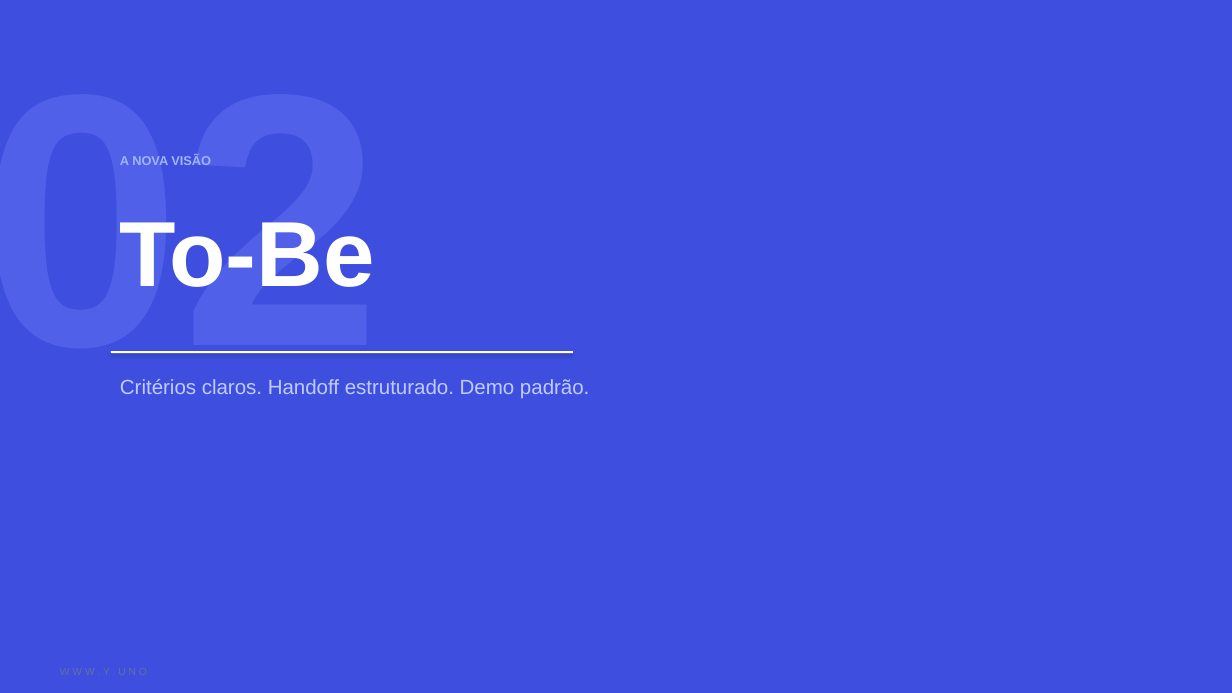
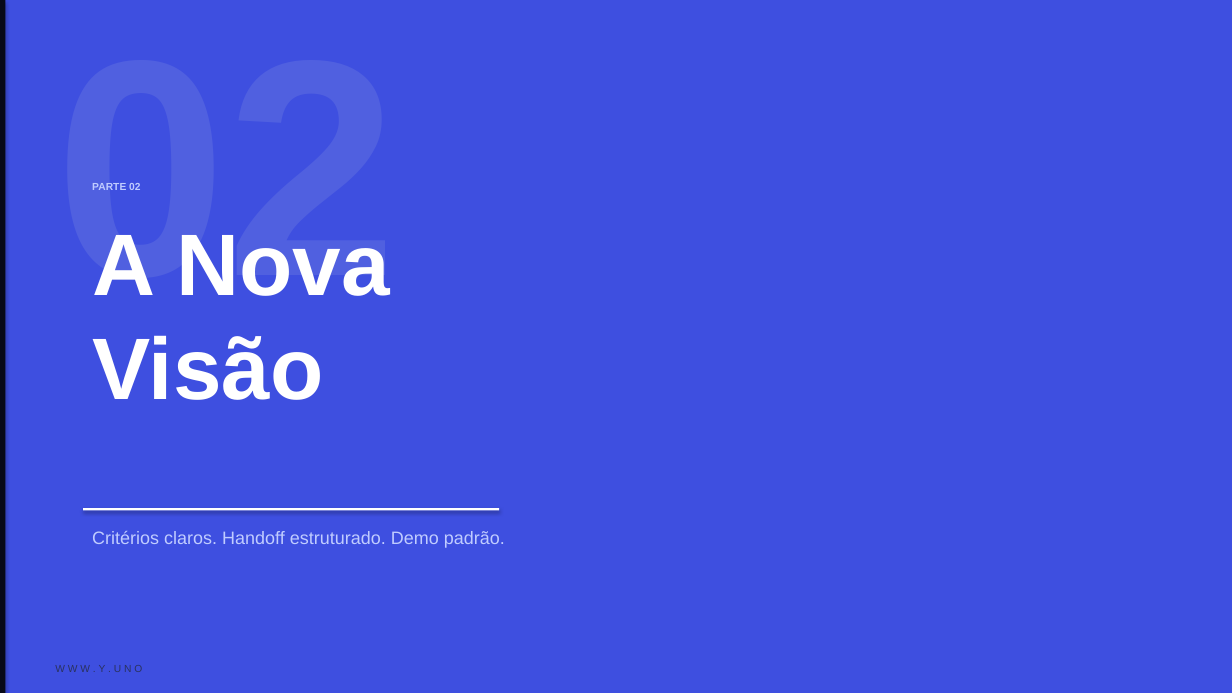
Before and after one commit to andyarapedrosa/yuno-sdk-demos, a slide deck: slide 5 of SE_Process_AsIs_ToBe.pptx. Drawn at 1232x693 pixels with LibreOffice and Linux fonts; fonts in the diff are those of the drawing. Boxes give left, top, right and bottom in pixels: in the first picture for what was removed or moved away, otherwise in the second. Text is boxed around its words. In the diff, an @@ line names an element or a change of style, - is before the commit and + after.

```diff
--- a/SE_Process_AsIs_ToBe.pptx
+++ b/SE_Process_AsIs_ToBe.pptx
@@ rectangle added at box(0, 0, 6, 693), fill #070918 @@
@@ text "02": place and size @@
-text "02" at box(0, 153, 381, 394)
+text "02" at box(55, 183, 398, 296)
@@ text "02" at box(55, 183, 398, 296): size 280 to 240 pt, text colour #5060E8 to #5060E0 @@
@@ text at box(92, 183, 140, 190): text changed; size 72 to 8 pt; text colour #FFFFFF to #C0CCFF @@
-To-Be
+PARTE 02
@@ text at box(92, 235, 389, 400): text changed; size 10 to 68 pt; text colour #A0B4FF to #FFFFFF @@
-A NOVA VISÃO
+A Nova
+Visão
@@ rectangle: place and size @@
-rectangle at box(111, 351, 573, 353)
+rectangle at box(83, 508, 499, 511)
@@ text "Critérios claros. Handoff estruturado. Demo ...": place and size @@
-text "Critérios claros. Handoff estruturado. Demo ..." at box(120, 379, 589, 398)
+text "Critérios claros. Handoff estruturado. Demo ..." at box(92, 531, 505, 548)
@@ text "Critérios claros. Handoff estruturado. Demo ..." at box(92, 531, 505, 548): size 16 to 14 pt @@
@@ text added at box(55, 665, 142, 672), 8 pt, text #2A3260 @@
+W W W . Y . U N O
```
Also in this commit, not shown: 11 other slides changed.
